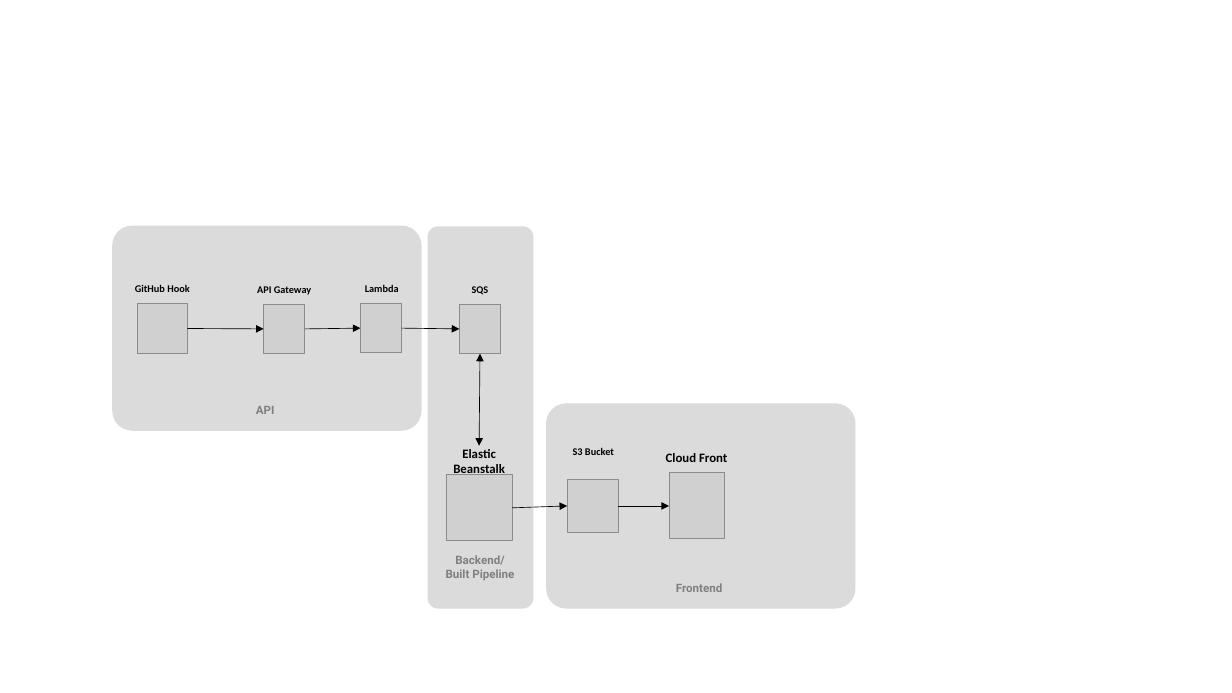
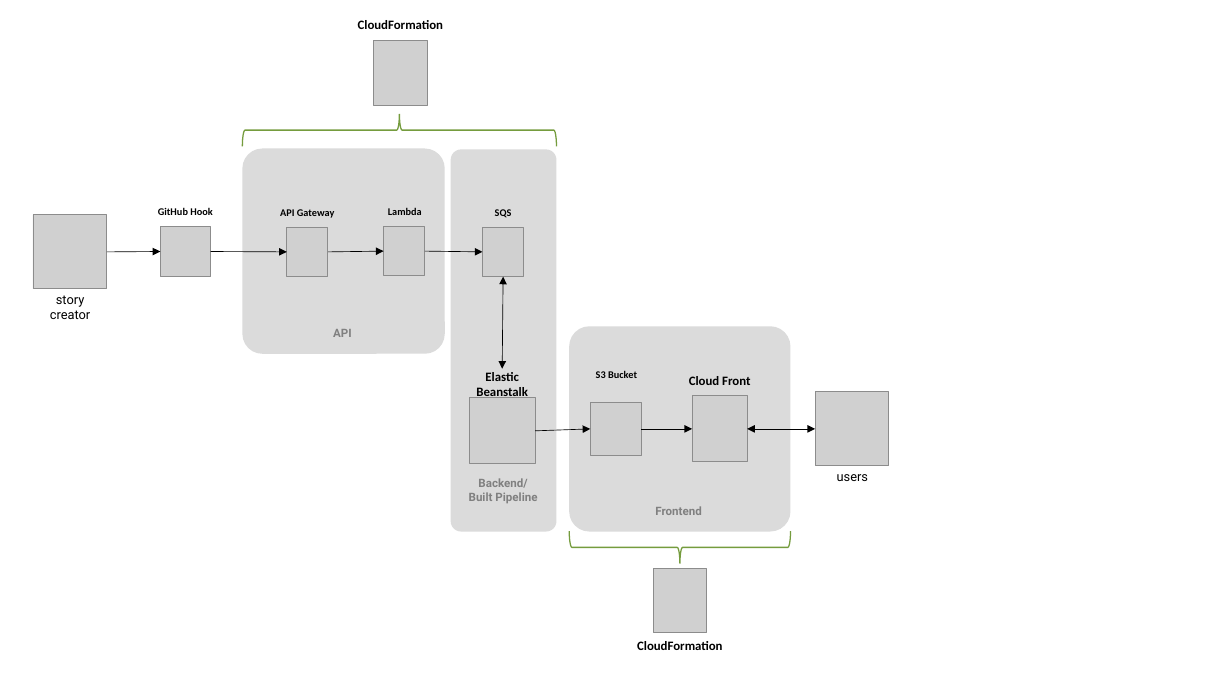
Before and after one commit to michaelwittig/democratree-api, a slide deck: slide 1 of architecture.pptx. Drawn at 1232x693 pixels with LibreOffice and Linux fonts; fonts in the diff are those of the drawing; grey boxes stand for pictures. Boxes give left, top, right and bottom in pixels: in the first picture for what was removed or moved away, otherwise in the second. Text is boxed around its words. In the diff, an @@ line names an element or a change of style, - is before the commit and + after.

Commit message:
upd

```diff
--- a/architecture.pptx
+++ b/architecture.pptx
@@ text added at bbox=[358, 20, 443, 29], 10 pt, text #000000, bold @@
+CloudFormation
@@ picture added at bbox=[373, 41, 427, 104] @@
@@ right brace added at bbox=[243, 114, 557, 146], outline #759C3E 1 pt @@
@@ rounded rectangle: place and size @@
-rounded rectangle at bbox=[112, 226, 421, 431]
+rounded rectangle at bbox=[242, 149, 445, 354]
@@ picture added at bbox=[33, 215, 107, 289] @@
@@ arrow added from (107, 252) to (161, 251), #000000 0.5 pt @@
@@ 1 text, 1 double arrow, 1 arrow: place and size @@
-1 text, 1 double arrow, 1 arrow at bbox=[188, 329, 727, 462]
+1 text, 1 double arrow, 1 arrow at bbox=[211, 251, 750, 385]
@@ text added at bbox=[50, 295, 90, 319], 10 pt, text #000000 @@
+story
+creator
@@ text "API": place and size @@
-text "API" at bbox=[256, 406, 275, 414]
+text "API" at bbox=[333, 329, 352, 337]
@@ rounded rectangle: place and size @@
-rounded rectangle at bbox=[546, 403, 856, 608]
+rounded rectangle at bbox=[569, 326, 791, 531]
@@ picture added at bbox=[815, 392, 889, 466] @@
@@ 7 pictures, 7 texts, 4 arrows, 1 rounded rectangle: place and size @@
-7 pictures, 7 texts, 4 arrows, 1 rounded rectangle at bbox=[135, 226, 725, 609]
+7 pictures, 7 texts, 4 arrows, 1 rounded rectangle at bbox=[158, 150, 748, 532]
@@ double arrow added from (748, 429) to (815, 429), #000000 0.5 pt @@
@@ text added at bbox=[837, 474, 868, 481], 10 pt, text #000000 @@
+users
@@ text "Frontend": place and size @@
-text "Frontend" at bbox=[676, 583, 722, 592]
+text "Frontend" at bbox=[655, 506, 701, 515]
@@ right brace added at bbox=[569, 532, 791, 564], outline #759C3E 1 pt @@
@@ picture added at bbox=[653, 568, 707, 632] @@
@@ text added at bbox=[637, 641, 722, 650], 10 pt, text #000000, bold @@
+CloudFormation
```
